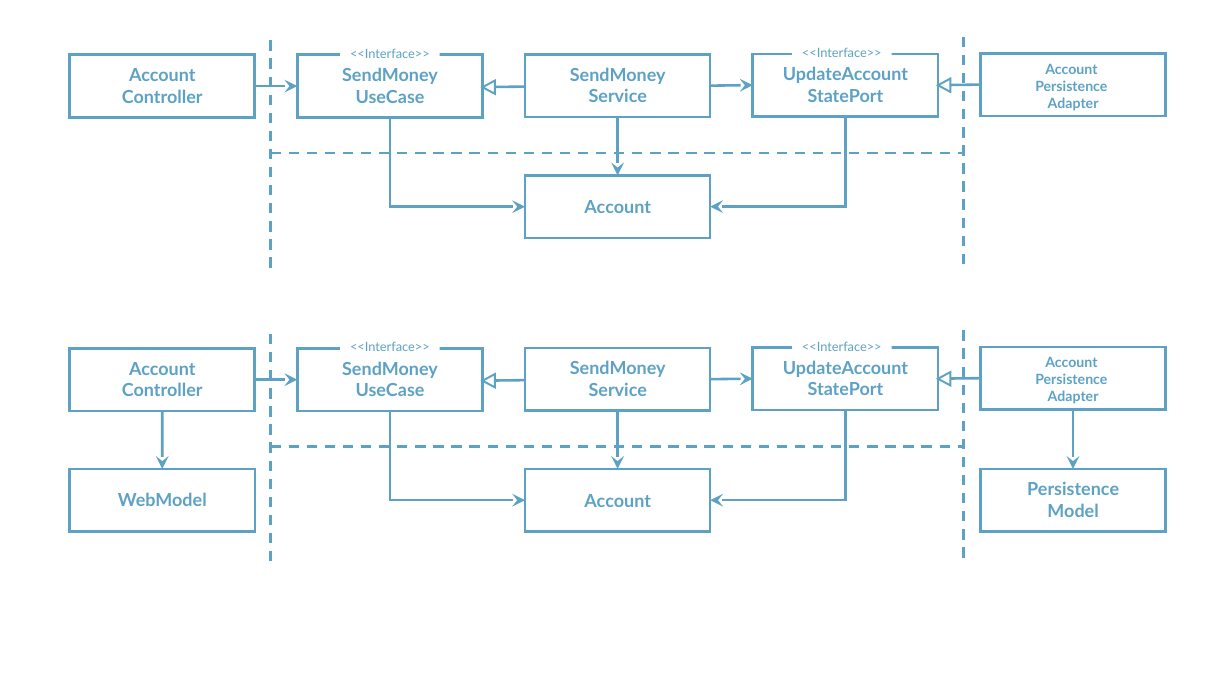
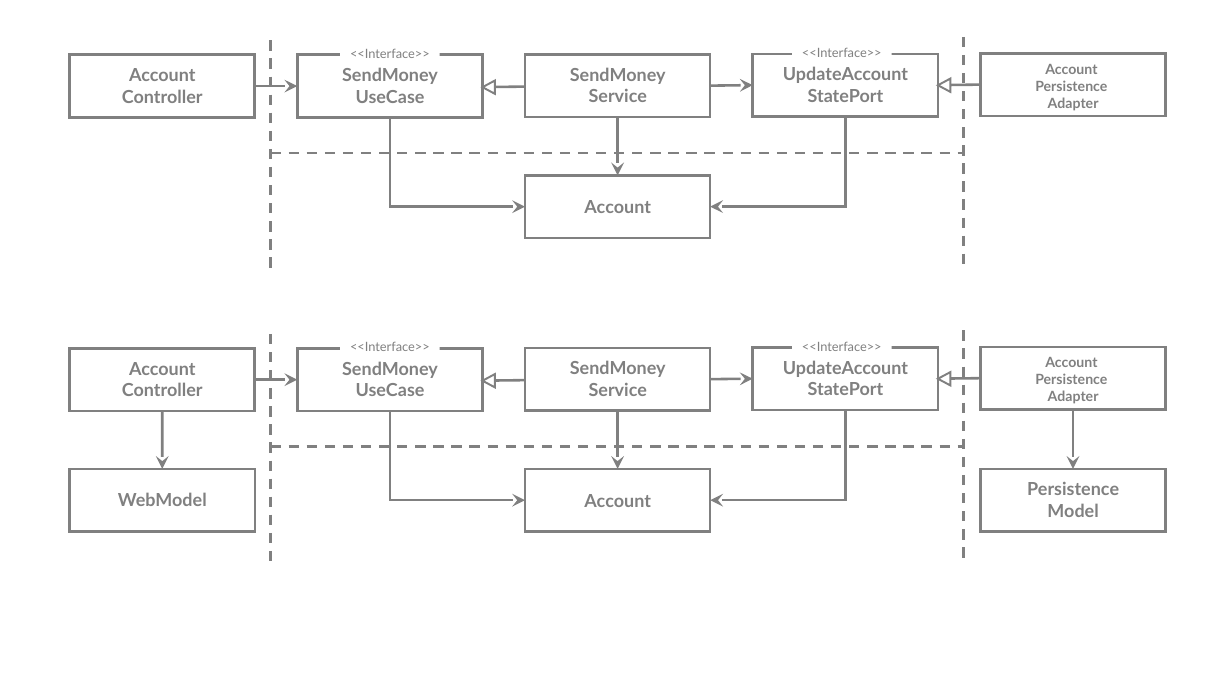
Before and after one commit to rudaks-han/book-summary, a slide deck: slide 14 of Get Your Hands Dirty on Clean Architecture/ref/프레젠테이션1.pptx. Drawn at 1232x693 pixels with LibreOffice and Linux fonts; fonts in the diff are those of the drawing. Boxes give left, top, right and bottom in pixels: in the first picture for what was removed or moved away, otherwise in the second. Text is boxed around its words. In the diff, an @@ line names an element or a change of style, - is before the commit and + after.

```diff
--- a/Get Your Hands Dirty on Clean Architecture/ref/프레젠테이션1.pptx
+++ b/Get Your Hands Dirty on Clean Architecture/ref/프레젠테이션1.pptx
@@ line (271, 41) - (271, 274): stroke #5DA2C5 2 pt dashed to #808080 2 pt dashed @@
@@ line (964, 37) - (964, 270): stroke #5DA2C5 2 pt dashed to #808080 2 pt dashed @@
@@ arrow (255, 86) - (298, 86): stroke #5DA2C5 2 pt to #808080 2 pt @@
@@ arrow (525, 87) - (482, 87): stroke #5DA2C5 2 pt to #808080 2 pt @@
@@ arrow (711, 86) - (753, 85): stroke #5DA2C5 2 pt to #808080 2 pt @@
@@ arrow (981, 85) - (938, 85): stroke #5DA2C5 2 pt to #808080 2 pt @@
@@ elbow arrow (390, 117) - (525, 207): stroke #5DA2C5 2 pt to #808080 2 pt @@
@@ arrow (617, 117) - (617, 176): stroke #5DA2C5 2 pt to #808080 2 pt @@
@@ elbow arrow (846, 116) - (711, 207): stroke #5DA2C5 2 pt to #808080 2 pt @@
@@ line (271, 152) - (963, 152): stroke #5DA2C5 2 pt dashed to #808080 2 pt dashed @@
@@ line (271, 334) - (271, 567): stroke #5DA2C5 2 pt dashed to #808080 2 pt dashed @@
@@ line (964, 331) - (964, 563): stroke #5DA2C5 2 pt dashed to #808080 2 pt dashed @@
@@ arrow (255, 380) - (298, 380): stroke #5DA2C5 2 pt to #808080 2 pt @@
@@ arrow (525, 380) - (482, 381): stroke #5DA2C5 2 pt to #808080 2 pt @@
@@ outline #5DA2C5 1.5 pt to #808080 1.5 pt in 4 elements at <box>939,78,951,91</box>, <box>483,81,495,94</box>, <box>939,372,951,385</box>, <box>483,374,495,387</box> @@
@@ arrow (711, 379) - (753, 379): stroke #5DA2C5 2 pt to #808080 2 pt @@
@@ arrow (981, 378) - (938, 379): stroke #5DA2C5 2 pt to #808080 2 pt @@
@@ arrow (163, 411) - (163, 469): stroke #5DA2C5 2 pt to #808080 2 pt @@
@@ elbow arrow (390, 411) - (525, 500): stroke #5DA2C5 2 pt to #808080 2 pt @@
@@ arrow (617, 410) - (617, 469): stroke #5DA2C5 2 pt to #808080 2 pt @@
@@ elbow arrow (846, 410) - (711, 500): stroke #5DA2C5 2 pt to #808080 2 pt @@
@@ arrow (1073, 409) - (1073, 469): stroke #5DA2C5 2 pt to #808080 2 pt @@
@@ line (271, 446) - (963, 446): stroke #5DA2C5 2 pt dashed to #808080 2 pt dashed @@
@@ outline #5DA2C5 2 pt to #808080 2 pt in 14 elements at <box>69,55,255,117</box>, <box>298,55,483,117</box>, <box>525,55,711,117</box>, <box>753,54,939,116</box>, <box>981,54,1166,116</box>, <box>525,176,711,238</box>, <box>69,348,255,411</box>, <box>298,348,483,411</box>, <box>525,348,711,411</box>, <box>753,348,939,410</box>, <box>981,347,1166,409</box>, <box>525,469,711,531</box>, <box>69,469,255,531</box>, <box>981,469,1166,531</box> @@
@@ text colour #5DA2C5 to #808080 in 18 elements at <box>122,68,203,103</box>, <box>342,67,438,103</box>, <box>570,67,666,102</box>, <box>783,66,908,102</box>, <box>1035,64,1107,111</box>, <box>584,200,651,213</box>, <box>350,49,430,58</box>, <box>802,48,882,57</box>, <box>122,362,203,396</box>, <box>342,361,438,396</box>, <box>570,360,666,396</box>, <box>783,360,908,395</box>, <box>1035,357,1107,404</box>, <box>584,494,651,507</box>, <box>350,342,430,351</box>, <box>802,342,882,351</box>, <box>118,492,207,506</box>, <box>1027,482,1119,517</box> @@
```
Also in this commit, not shown: 20 other slides changed, 2 other files.
